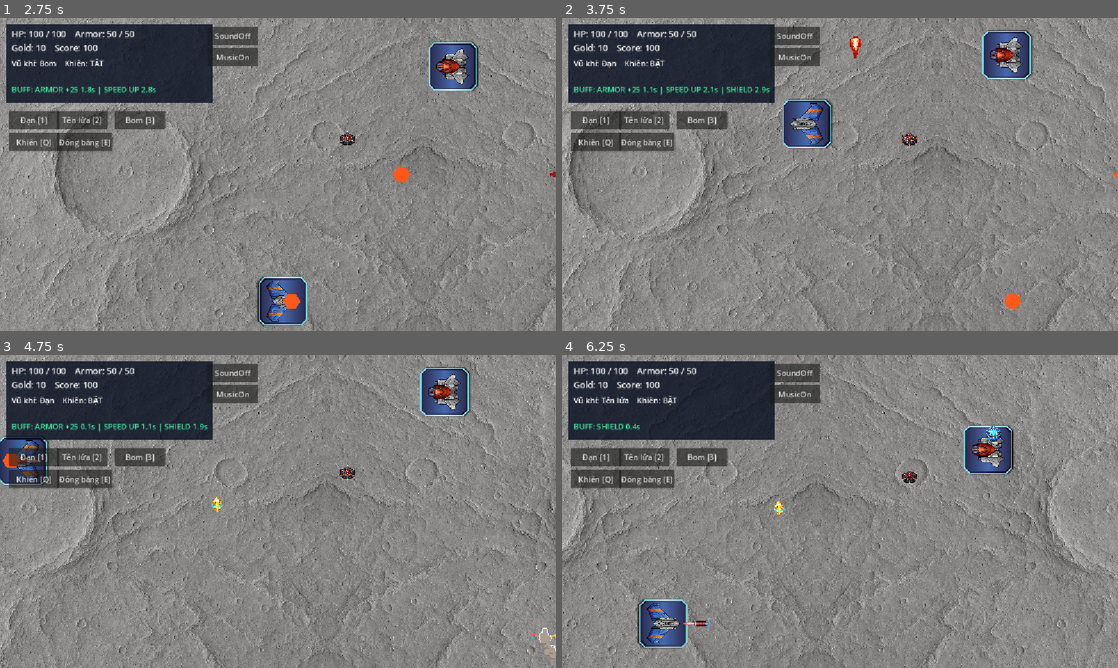
Above: before the commit, frames 1-4 (two rows, left to right).
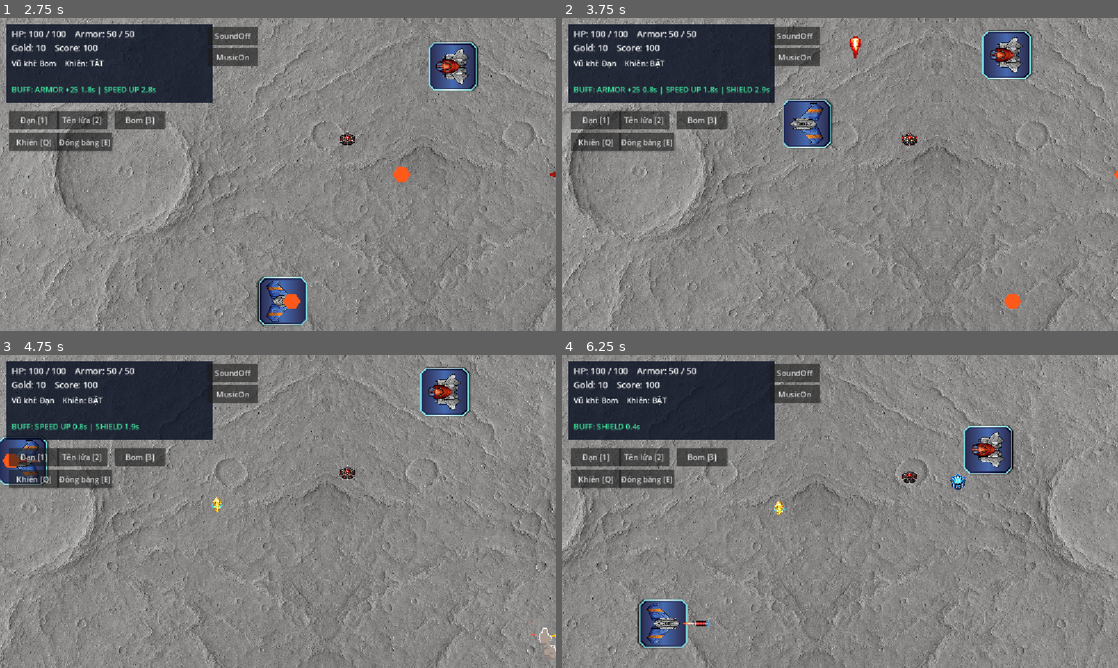
Above: after the commit, the same moments.

Repository: Hale1805/Bai_tap_game
Game: Godot game, scene res://main.tscn
The game is run twice, just before and just after one commit, with the same random seed, the same clock (stepped at 60 frames per second) and the same inputs.
Inputs (mouse positions are in pixels of both pictures, inside the frame that each line leads up to):
- Up to frame 1 (2.75 s): tap Enter (ui_accept) at 0.5, 0.77, 1.52 s; move the mouse to (400, 158) at 0.52 s; hold D (move_right) 0.53-1.28 s; tap 3 (attack_bomb) at 0.6, 2.3 s; click (400, 158) at 0.67 s; tap 1 (attack_bullet) at 0.8, 1.35 s; move the mouse to (166, 190) at 1.27 s; hold S (move_down) 1.28-2.03 s; tap 2 (attack_missile) at 1.55, 2.1 s; move the mouse to (333, 105) at 2.02 s; hold D (move_right) from 2.03 s (still down)
- Up to frame 2 (3.75 s): move the mouse to (812, 237) at 2.77 s; release D (move_right) at 2.78 s; hold W (move_up) 2.78-3.53 s; tap E (activate_freeze) at 2.85 s; click (812, 237) at 2.92 s; tap Enter (ui_accept) at 3.02 s; tap 1 (attack_bullet) at 3.05 s; move the mouse to (1006, 221) at 3.52 s; hold A (move_left) from 3.53 s (still down); tap Q (activate_shield) at 3.6 s
- Up to frame 3 (4.75 s): keep holding A (move_left); tap Enter (ui_accept) at 3.77, 4.52 s; tap 2 (attack_missile) at 3.8 s; move the mouse to (111, 464) at 4.27 s; tap 3 (attack_bomb) at 4.35 s
- Up to frame 4 (6.25 s): move the mouse to (867, 511) at 5.02 s; release A (move_left) at 5.03 s; hold S (move_down) 5.03-5.78 s; tap 1 (attack_bullet) at 5.1 s; click (867, 511) at 5.17 s; move the mouse to (756, 433) at 5.77 s; hold D (move_right) from 5.78 s (still down); tap 2 (attack_missile) at 5.85 s; tap Enter (ui_accept) at 6.02 s

Frame 1 is identical in both runs. In frame 2, less than 0.1% of the frame differs, in the area x 14-28%, y 22-24%; in frame 3, 0.4%; in frame 4, 0.4%, in the area x 7-79%, y 12-44%.

Commit message:
Chỉnh sửa lại 1 chút bug cho hoàn thiện

Diff:
--- a/Scripts/audio_manager.gd
+++ b/Scripts/audio_manager.gd
@@ -74,7 +74,7 @@
 				sample = sin(sfx_phase) * 0.22
 				sfx_phase += TAU * sfx_frequency / 22050.0
 		sfx_playback.push_frame(Vector2(sample, sample))
-func _fill_music(delta: float) -> void:
+func _fill_music(_delta: float) -> void:
 	if music_playback == null: return
 	for frame in music_playback.get_frames_available():
 		var drone_frequency := 48.0 + sin(music_time * 0.10) * 4.0
--- a/Scripts/game_state.gd
+++ b/Scripts/game_state.gd
@@ -74,25 +74,25 @@
 	selected_attack = attack
 	state_changed.emit()
 
-func apply_debuff(name: String, duration: float) -> void:
-	debuffs[name] = maxf(debuffs.get(name, 0.0), duration)
+func apply_debuff(effect_name: String, duration: float) -> void:
+	debuffs[effect_name] = maxf(debuffs.get(effect_name, 0.0), duration)
 	state_changed.emit()
 
-func apply_buff(name: String, duration: float) -> void:
-	buffs[name] = maxf(buffs.get(name, 0.0), duration)
+func apply_buff(effect_name: String, duration: float) -> void:
+	buffs[effect_name] = maxf(buffs.get(effect_name, 0.0), duration)
 	state_changed.emit()
 
 func _process(delta: float) -> void:
 	var changed := false
-	for name in debuffs.keys():
-		debuffs[name] = maxf(debuffs[name] - delta, 0.0)
-		if debuffs[name] <= 0.0:
-			debuffs.erase(name)
+	for effect_name in debuffs.keys():
+		debuffs[effect_name] = maxf(debuffs[effect_name] - delta, 0.0)
+		if debuffs[effect_name] <= 0.0:
+			debuffs.erase(effect_name)
 		changed = true
-	for name in buffs.keys():
-		buffs[name] = maxf(buffs[name] - delta, 0.0)
-		if buffs[name] <= 0.0:
-			buffs.erase(name)
+	for effect_name in buffs.keys():
+		buffs[effect_name] = maxf(buffs[effect_name] - delta, 0.0)
+		if buffs[effect_name] <= 0.0:
+			buffs.erase(effect_name)
 		changed = true
 	if changed:
 		state_changed.emit()
--- a/Scripts/hud.gd
+++ b/Scripts/hud.gd
@@ -49,6 +49,7 @@
 	button.text = text
 	button.position = position_value
 	button.size = Vector2(105, 38)
+	button.focus_mode = Control.FOCUS_NONE
 	button.pressed.connect(action)
 	add_child(button)
 	return button
@@ -68,15 +69,15 @@
 		debuff_label.text = ""
 	else:
 		var active := []
-		for name in GameState.debuffs:
-			active.append("%s %.1fs" % [name, GameState.debuffs[name]])
+		for effect_name in GameState.debuffs:
+			active.append("%s %.1fs" % [name, GameState.debuffs[effect_name]])
 		debuff_label.text = "DEBUFF: " + " | ".join(active)
 	if GameState.buffs.is_empty():
 		buff_label.text = ""
 	else:
 		var active_buffs := []
-		for name in GameState.buffs:
-			active_buffs.append("%s %.1fs" % [name, GameState.buffs[name]])
+		for effect_name in GameState.buffs:
+			active_buffs.append("%s %.1fs" % [effect_name, GameState.buffs[effect_name]])
 		buff_label.text = "BUFF: " + " | ".join(active_buffs)
 
 func _create_end_overlay() -> void:
--- a/Scripts/object_a.gd
+++ b/Scripts/object_a.gd
@@ -60,6 +60,7 @@
 	get_parent().add_child(projectile)
 	attack_cooldowns[index] = ATTACK_COOLDOWNS[index]
 	GameState.select_attack(attack_type)
+	current_bullet_index = index #add thêm chỗ này
 	AudioManager.play_sfx(&"shoot")
 	return true
 
--- a/Scripts/object_b.gd
+++ b/Scripts/object_b.gd
@@ -17,11 +17,11 @@
 		return
 	position += direction * speed * delta
 	var screen_size := get_viewport_rect().size
-	if position.x < -20 or position.x > screen_size.x + 20:
-		position.x = screen_size.x + 20 if position.x < -20 else -20
+	if position.x < -20.0 or position.x > screen_size.x + 20.0:
+		position.x = screen_size.x + 20.0 if position.x < -20.0 else -20.0
 		position.y = randf_range(screen_size.y / 4, screen_size.y - 30)
-	if position.y < -20 or position.y > screen_size.y + 20:
-		position.y = screen_size.y + 20 if position.y < -20 else -20
+	if position.y < -20.0 or position.y > screen_size.y + 20.0:
+		position.y = screen_size.y + 20.0 if position.y < -20.0 else -20.0
 		position.x = randf_range(screen_size.x / 4, screen_size.x - 30)
 
 func _on_timer_timeout() -> void: randomize_direction()
--- a/Scripts/pickup_effect.gd
+++ b/Scripts/pickup_effect.gd
@@ -31,13 +31,13 @@
 			area.apply_speed_modifier(0.55, 3.0)
 			AudioManager.play_sfx(&"hit")
 	# Keep the level populated: a collected item/trap reappears elsewhere.
-	monitoring = false
-	monitorable = false
+	set_deferred("monitoring", false) #monitoring = false
+	set_deferred("monitorable", false) #monitorable = false
 	visible = false
 	await get_tree().create_timer(3.0).timeout
 	var screen_size := get_viewport_rect().size
 	global_position = Vector2(randf_range(260.0, screen_size.x - 80.0), randf_range(120.0, screen_size.y - 80.0))
 	base_y = position.y
 	visible = true
-	monitorable = true
-	monitoring = true
+	set_deferred("monitorable", true) #monitorable = true
+	set_deferred("monitoring", true) #monitoring = true
--- a/bullet_scene/bomb.tscn
+++ b/bullet_scene/bomb.tscn
@@ -1,25 +1,26 @@
-[gd_scene format=3]
+[gd_scene format=3 uid="uid://bnlqytr61mlul"]
 
-[ext_resource type="Script" path="res://Scripts/oblect_c.gd" id="1"]
-[ext_resource type="PackedScene" path="res://explosion.tscn" id="2"]
+[ext_resource type="Script" uid="uid://bckn7bf3kr01d" path="res://Scripts/oblect_c.gd" id="1"]
+[ext_resource type="PackedScene" uid="uid://c0vq76e3ara6g" path="res://explosion.tscn" id="2"]
+
 [sub_resource type="CircleShape2D" id="1"]
 radius = 22.0
 
-[node name="Bomb" type="Area2D"]
+[node name="Bomb" type="Area2D" unique_id=1984397078]
 script = ExtResource("1")
 speed = 330.0
 damage = 45.0
 blast_radius = 150.0
 explosion_scene = ExtResource("2")
 
-[node name="Polygon2D" type="Polygon2D" parent="."]
+[node name="Polygon2D" type="Polygon2D" parent="." unique_id=853366544]
+color = Color(1, 0.35, 0.1, 1)
 polygon = PackedVector2Array(-18, 0, -9, -15, 9, -15, 18, 0, 9, 15, -9, 15)
-color = Color(1, 0.35, 0.1, 1)
 
-[node name="CollisionShape2D" type="CollisionShape2D" parent="."]
+[node name="CollisionShape2D" type="CollisionShape2D" parent="." unique_id=1624952733]
 shape = SubResource("1")
 
-[node name="VisibleOnScreenNotifier2D" type="VisibleOnScreenNotifier2D" parent="."]
+[node name="VisibleOnScreenNotifier2D" type="VisibleOnScreenNotifier2D" parent="." unique_id=1679231386]
 rect = Rect2(-25, -25, 50, 50)
 
 [connection signal="area_entered" from="." to="." method="_on_area_entered"]
--- a/main.tscn
+++ b/main.tscn
@@ -6,12 +6,12 @@
 [ext_resource type="Texture2D" uid="uid://tftn0spsrwsj" path="res://assets/background7.png" id="4_7mycd"]
 [ext_resource type="Texture2D" uid="uid://6a8a3q685wc2" path="res://assets/background8.png" id="5_272bh"]
 [ext_resource type="PackedScene" path="res://hud.tscn" id="6_hud"]
-[ext_resource type="PackedScene" path="res://pickups/x_gold.tscn" id="7_x"]
+[ext_resource type="PackedScene" uid="uid://c4svvtnfe1ari" path="res://pickups/x_gold.tscn" id="7_x"]
 [ext_resource type="PackedScene" path="res://pickups/y_armor.tscn" id="8_y"]
 [ext_resource type="PackedScene" path="res://pickups/z_trap.tscn" id="9_z"]
 
 [sub_resource type="RectangleShape2D" id="DangerShape"]
-size = Vector2(260, 720)
+size = Vector2(300, 648)
 
 [node name="Main" type="Node2D" unique_id=757137837]
 script = ExtResource("1_lquwl")
@@ -33,6 +33,7 @@
 position = Vector2(130, 360)
 
 [node name="CollisionShape2D" type="CollisionShape2D" parent="DangerZone" unique_id=936435754]
+position = Vector2(19, -36)
 shape = SubResource("DangerShape")
 
 [node name="HUD" parent="." unique_id=2016458871 instance=ExtResource("6_hud")]
@@ -46,6 +47,7 @@
 scale = Vector2(0.75, 0.75)
 texture = ExtResource("4_7mycd")
 centered = false
+metadata/_edit_lock_ = true
 
 [node name="Sprite2D2" type="Sprite2D" parent="Layer1" unique_id=1017227463]
 position = Vector2(1152, 0)
@@ -64,6 +66,7 @@
 scale = Vector2(0.75, 0.75)
 texture = ExtResource("5_272bh")
 centered = false
+metadata/_edit_lock_ = true
 
 [node name="Sprite2D2" type="Sprite2D" parent="Layer2" unique_id=845036005]
 position = Vector2(1152, 0)
